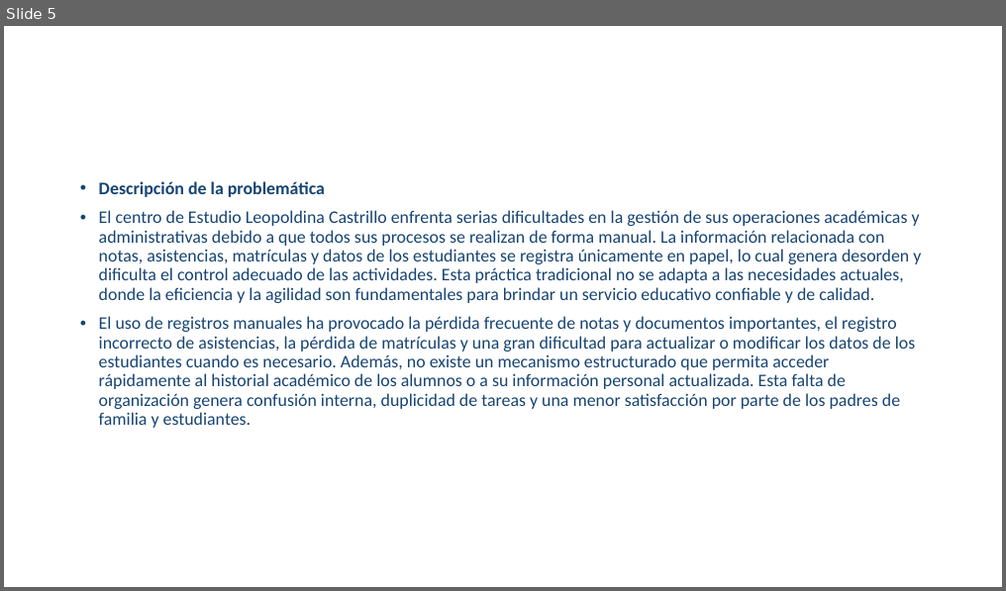
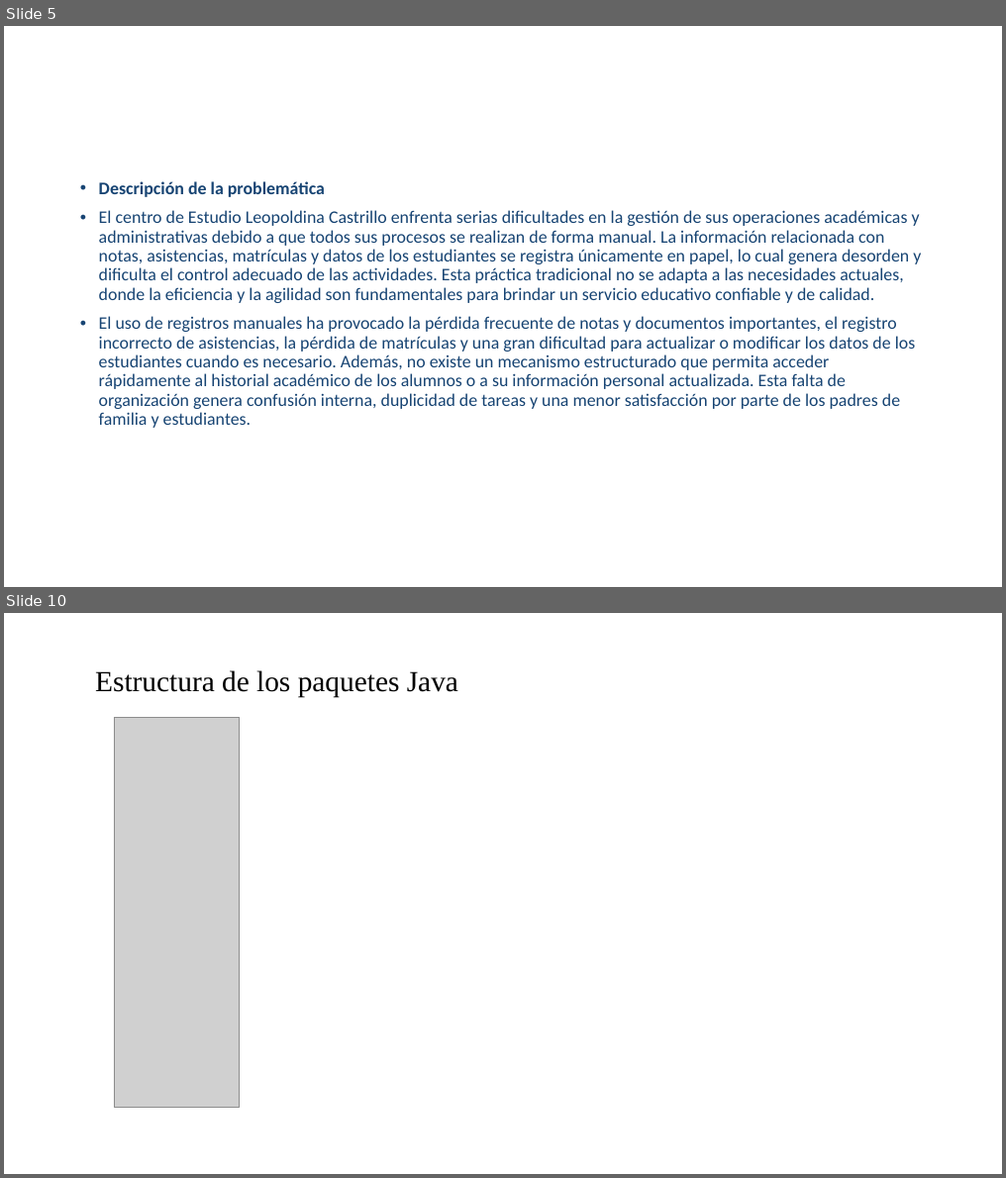
Before and after one commit to Dhiosmer/Integrador-III, a slide deck: Intergrador III/Sistema A.pptx. Shown one above the other, each under a label of ours: slide 5 before the commit, slides 5 and 10 after it; the slides between them are not shown. The pictures are 1006x591 and 1006x1178 pixels, drawn with LibreOffice and Linux fonts; fonts in the diff are those of the drawing; grey boxes stand for pictures; background and template pictures are left out. Boxes give left, top, right and bottom in pixels: in the first picture for what was removed or moved away, otherwise in the second. Text is boxed around its words. In the diff, an @@ line names an element or a change of style, - is before the commit and + after.

```diff
--- a/Intergrador III/Sistema A.pptx
+++ b/Intergrador III/Sistema A.pptx
@@ slide 10 added at (4, 613, 1002, 1174), background picture (left out) @@
@@ text added at (95, 670, 458, 697), 28 pt, text #000000 @@
+Estructura de los paquetes Java
@@ picture added at (114, 717, 240, 1108) @@
```
Also in this commit, not shown: 1 slide changed, 4 other slides added, 5 slides removed, 1 other file.
